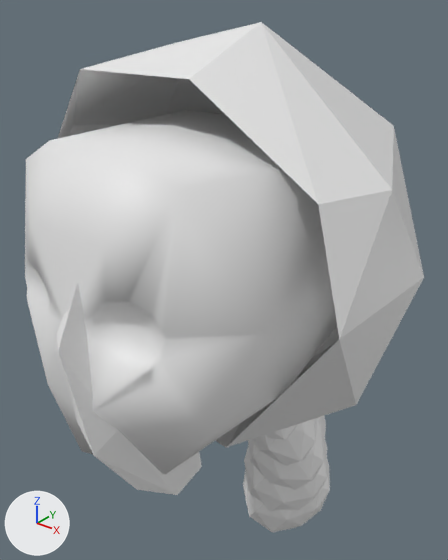
The glTF model maybraid/assets/characters/hair/braid_hawk.glb, before and after one commit.
Both versions are drawn from a camera (50 mm lens) standing at (1.31, -1.52, 1.4) and looking at (-0.1, 0.23, 0.31). Arrows for +X, +Y and +Z are at lower left; the lights stay in place. The first picture is the older version. Where no turn or scale is listed for an object, it has been applied to the vertices.

Objects in the first picture: 'BraidHawk', 'Hood', 'MeerkatHead'.
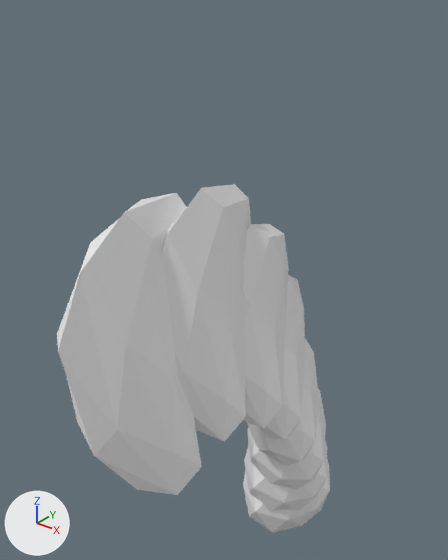
Where the change shows, as pixel boxes [x1, y1, x2, y2] in the pictures (448 x 560 px):
'MeerkatHead', deleted
    before: [25, 110, 337, 474]
'Hood', deleted
    before: [58, 22, 424, 447]
'BraidHawk', unchanged, uncovered by the edit
    before: [57, 282, 330, 533]
    after: [57, 184, 330, 533]

The change, as a list of edits to the scene's bpy script:
```text
Remove ob_meerkathead:
    ob_meerkathead = bpy.data.objects.new('MeerkatHead', me_icosphere)
    ob_meerkathead.location = (0.0, 0.0, 0.0)
Remove ob_hood:
    ob_hood = bpy.data.objects.new('Hood', me_hood)
    ob_hood.location = (0.0, 0.0, 0.564)
```
